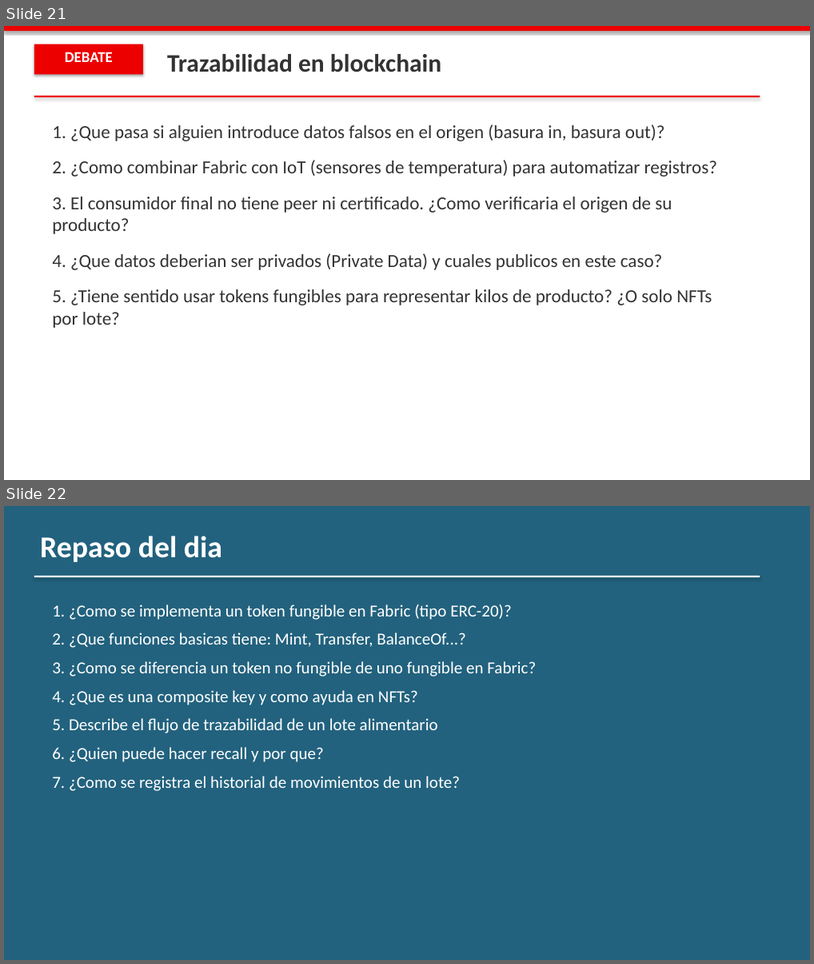
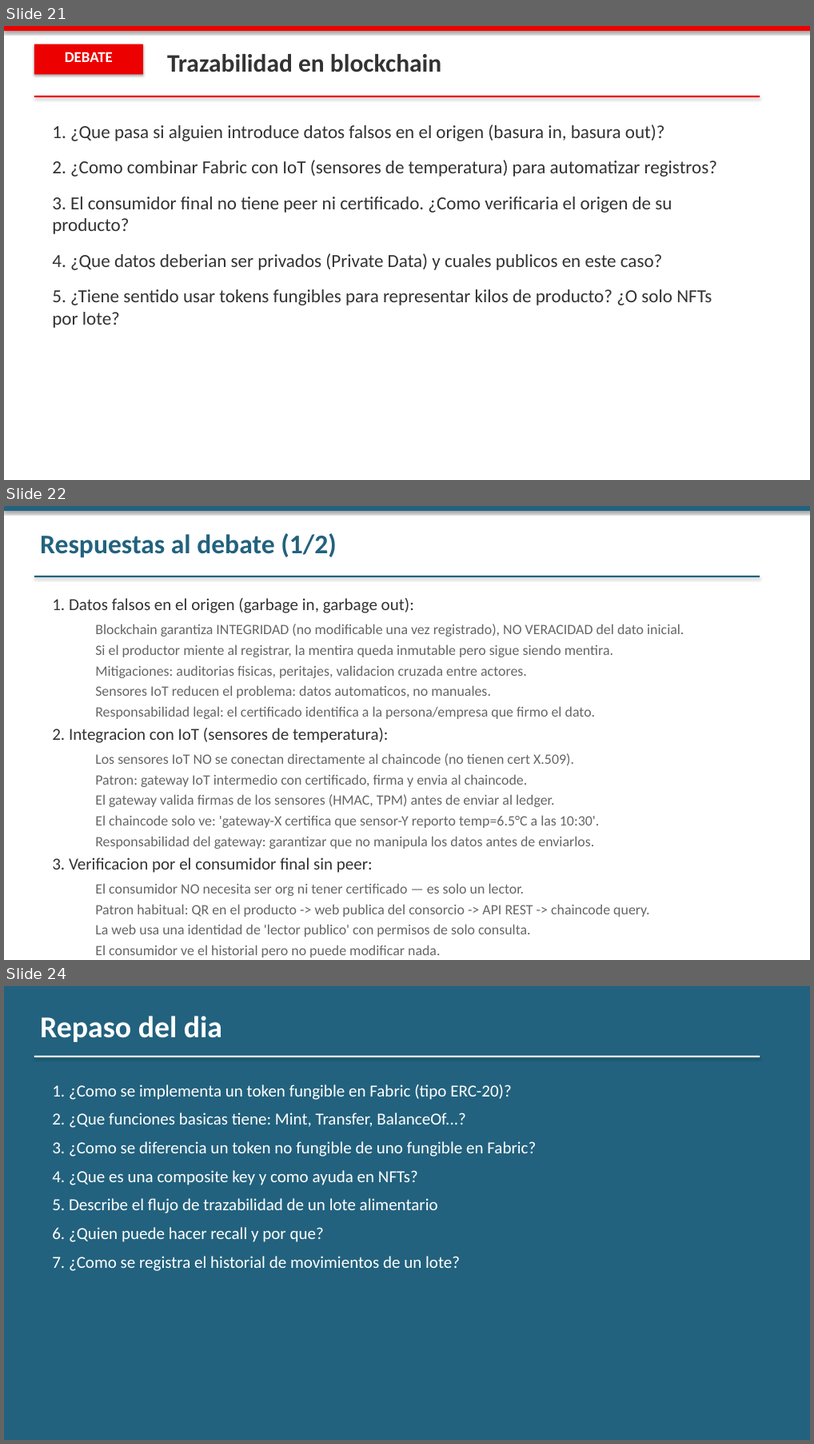
Before and after one commit to jjnieto/fabric, a slide deck: docs/slides/Modulo 4/dia_4.pptx. Shown one above the other, each under a label of ours: slides 21 and 22 before the commit, slides 21, 22 and 24 after it; the slides between them are not shown. The pictures are 814x964 and 814x1444 pixels, drawn with LibreOffice and Linux fonts; fonts in the diff are those of the drawing. Boxes give left, top, right and bottom in pixels: in the first picture for what was removed or moved away, otherwise in the second. Text is boxed around its words. In the diff, an @@ line names an element or a change of style, - is before the commit and + after.

```diff
--- a/docs/slides/Modulo 4/dia_4.pptx
+++ b/docs/slides/Modulo 4/dia_4.pptx
@@ slide 22 added at (4, 506, 810, 960), background #FFFFFF @@
@@ rectangle added at (4, 506, 810, 511), fill #22627E @@
@@ text added at (40, 533, 336, 558), 32 pt, text #22627E, bold @@
+Respuestas al debate (1/2)
@@ rectangle added at (34, 576, 760, 577), fill #22627E @@
@@ text added at (52, 598, 684, 957), 17 pt, text #666666 @@
+1. Datos falsos en el origen (garbage in, garbage out):
+  Blockchain garantiza INTEGRIDAD (no modificable una vez registrado), NO VERACIDAD del dato inicial.
+  Si el productor miente al registrar, la mentira queda inmutable pero sigue siendo mentira.
+  Mitigaciones: auditorias fisicas, peritajes, validacion cruzada entre actores.
+  Sensores IoT reducen el problema: datos automaticos, no manuales.
+  Responsabilidad legal: el certificado identifica a la persona/empresa que firmo el dato.
+2. Integracion con IoT (sensores de temperatura):
+  Los sensores IoT NO se conectan directamente al chaincode (no tienen cert X.509).
+  Patron: gateway IoT intermedio con certificado, firma y envia al chaincode.
+  El gateway valida firmas de los sensores (HMAC, TPM) antes de enviar al ledger.
+  El chaincode solo ve: 'gateway-X certifica que sensor-Y reporto temp=6.5°C a las 10:30'.
+  Responsabilidad del gateway: garantizar que no manipula los datos antes de enviarlos.
+3. Verificacion por el consumidor final sin peer:
+  El consumidor NO necesita ser org ni tener certificado — es solo un lector.
+  Patron habitual: QR en el producto -> web publica del consorcio -> API REST -> chaincode query.
+  La web usa una identidad de 'lector publico' con permisos de solo consulta.
+  El consumidor ve el historial pero no puede modificar nada.
+  Ejemplo real: Carrefour, Walmart — QR en envase con historial completo.
@@ what was slide 22 is now slide 24 @@
```
Also in this commit, not shown: 3 other slides added, 1 other file.
